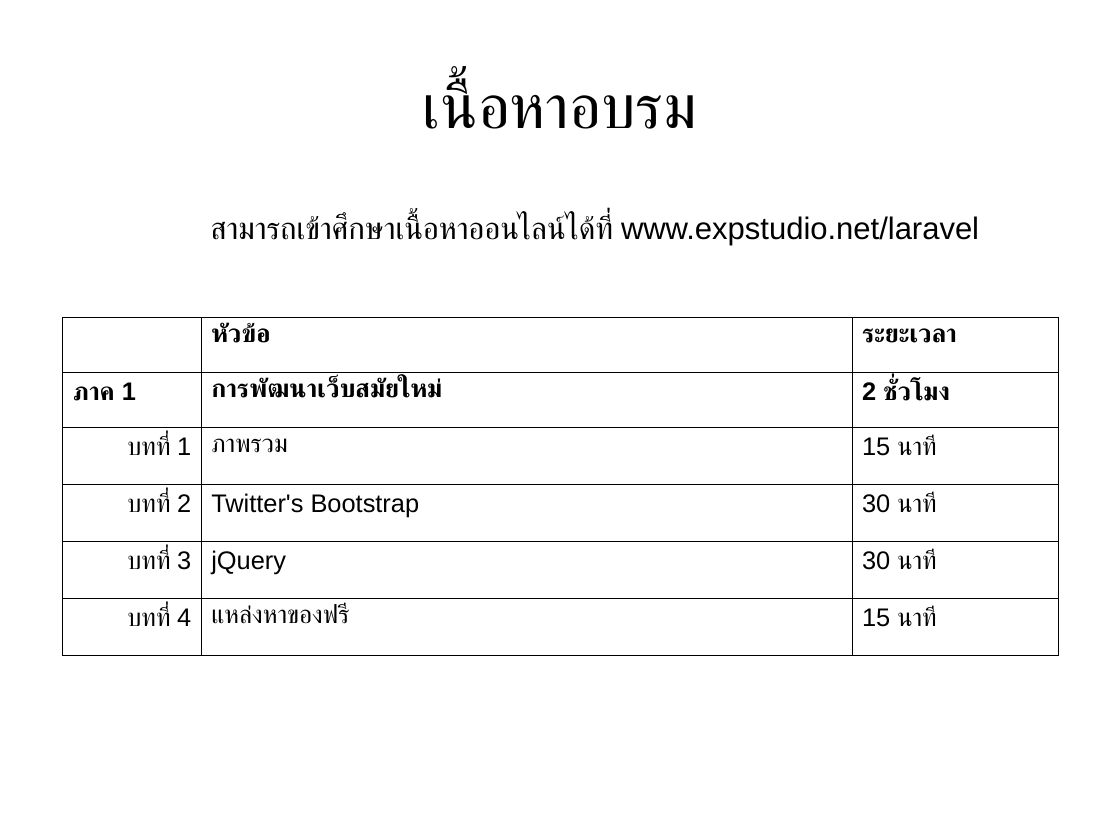
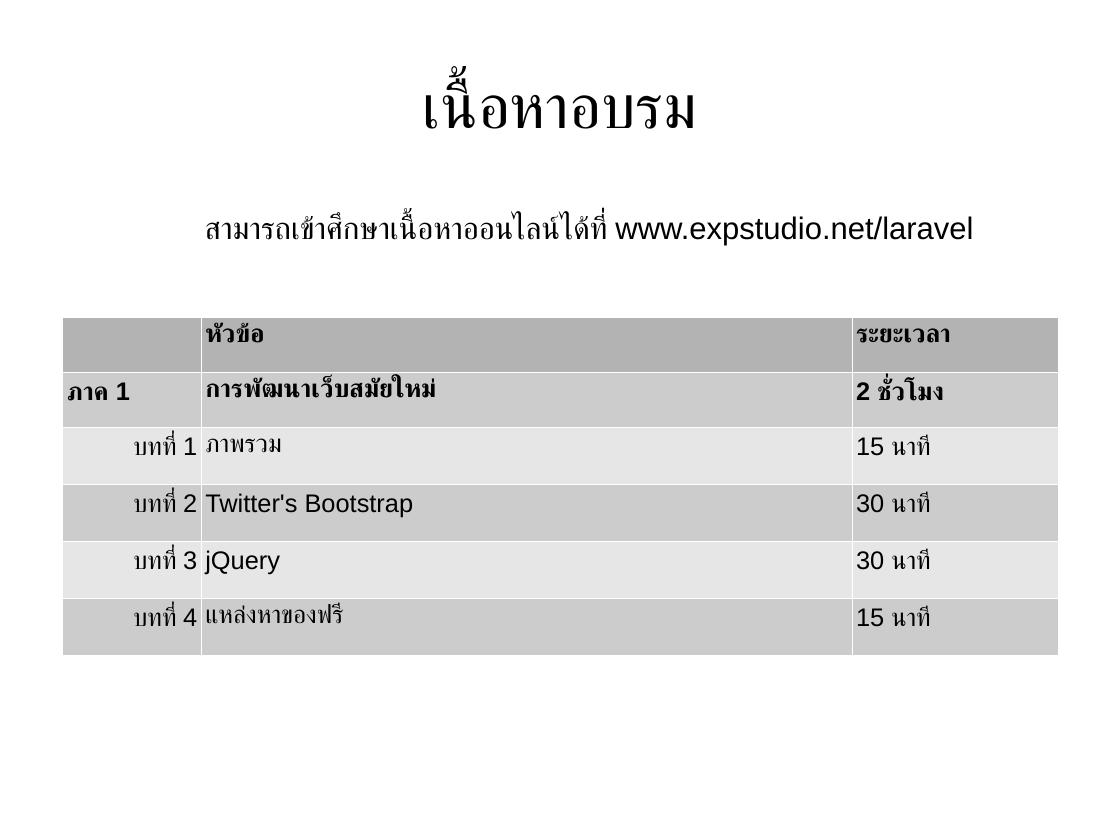
Before and after one commit to expstudio/Laravel-Course-Material, a slide deck: slide 4 of slide course.odp. Drawn at 1120x840 pixels with LibreOffice and Linux fonts; fonts in the diff are those of the drawing. Boxes give left, top, right and bottom in pixels: in the first picture for what was removed or moved away, otherwise in the second. Text is boxed around its words. In the diff, an @@ line names an element or a change of style, - is before the commit and + after.

Commit message:
Update

```diff
--- a/slide course.odp
+++ b/slide course.odp
@@ text "สามารถเข้าศึกษาเนื้อหาออนไลน์ได้ที่ www.expstudio.net/larave ...": place and size @@
-text "สามารถเข้าศึกษาเนื้อหาออนไลน์ได้ที่ www.expstudio.net/larave ..." at (210, 214, 979, 245)
+text "สามารถเข้าศึกษาเนื้อหาออนไลน์ได้ที่ www.expstudio.net/larave ..." at (205, 214, 973, 245)
@@ table at (63, 317, 1059, 656) @@
@@ fill none to #B3B3B3 in 2 cells @@
@@ fill none to #CCCCCC in 9 cells @@
@@ fill none to #E6E6E6 in 6 cells @@
@@ borders changed @@
```
Also in this commit, not shown: 9 other slides changed, 1 slide added.
